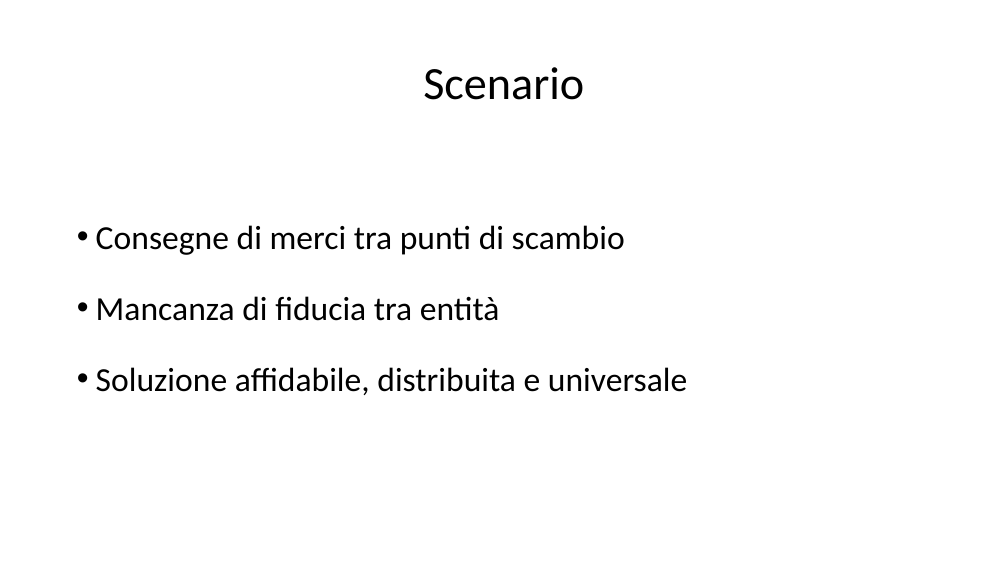
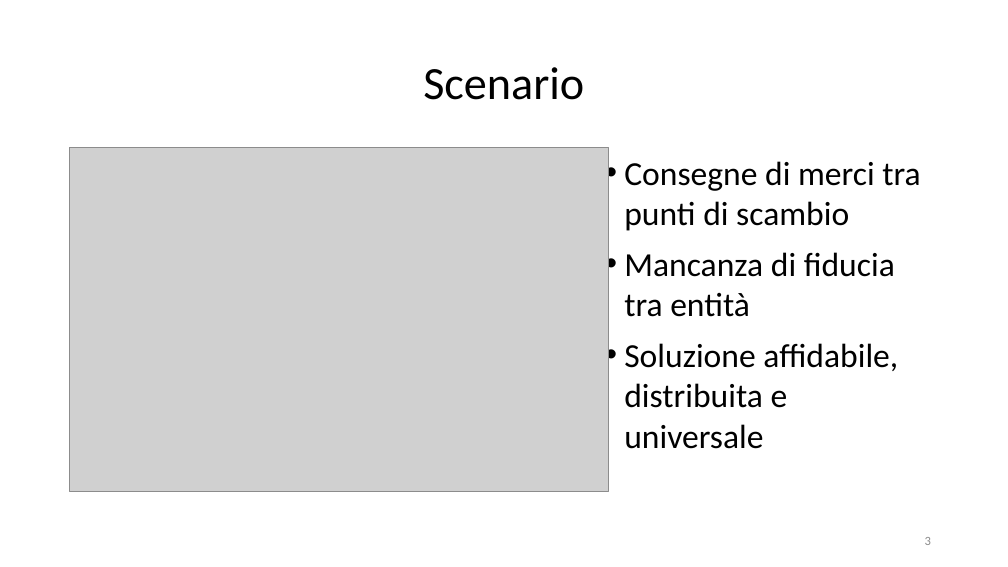
Before and after one commit to dmell/FinalDissertation_BSc, a slide deck: slide 3 of 186893-MelottiDamiano.pptx (slide 4 before the commit). Drawn at 1008x567 pixels with LibreOffice and Linux fonts; fonts in the diff are those of the drawing; grey boxes stand for pictures. Boxes give left, top, right and bottom in pixels: in the first picture for what was removed or moved away, otherwise in the second. Text is boxed around its words. In the diff, an @@ line names an element or a change of style, - is before the commit and + after.

```diff
--- a/186893-MelottiDamiano.pptx
+++ b/186893-MelottiDamiano.pptx
@@ picture added at bbox=[70, 147, 609, 491] @@
@@ text "Consegne di merci tra punti ...": place and size @@
-text "Consegne di merci tra punti ..." at bbox=[96, 225, 687, 395]
+text "Consegne di merci tra punti ..." at bbox=[624, 161, 920, 449]
@@ text "Consegne di merci tra punti ..." at bbox=[624, 161, 920, 449]: line spacing 1.5 to 1 @@
@@ page number added at bbox=[925, 537, 931, 545], 12 pt, text #8C8C8C @@
+3
```
Also in this commit, not shown: 7 other slides changed, 7 slides added, 4 slides removed, 1 other file.
